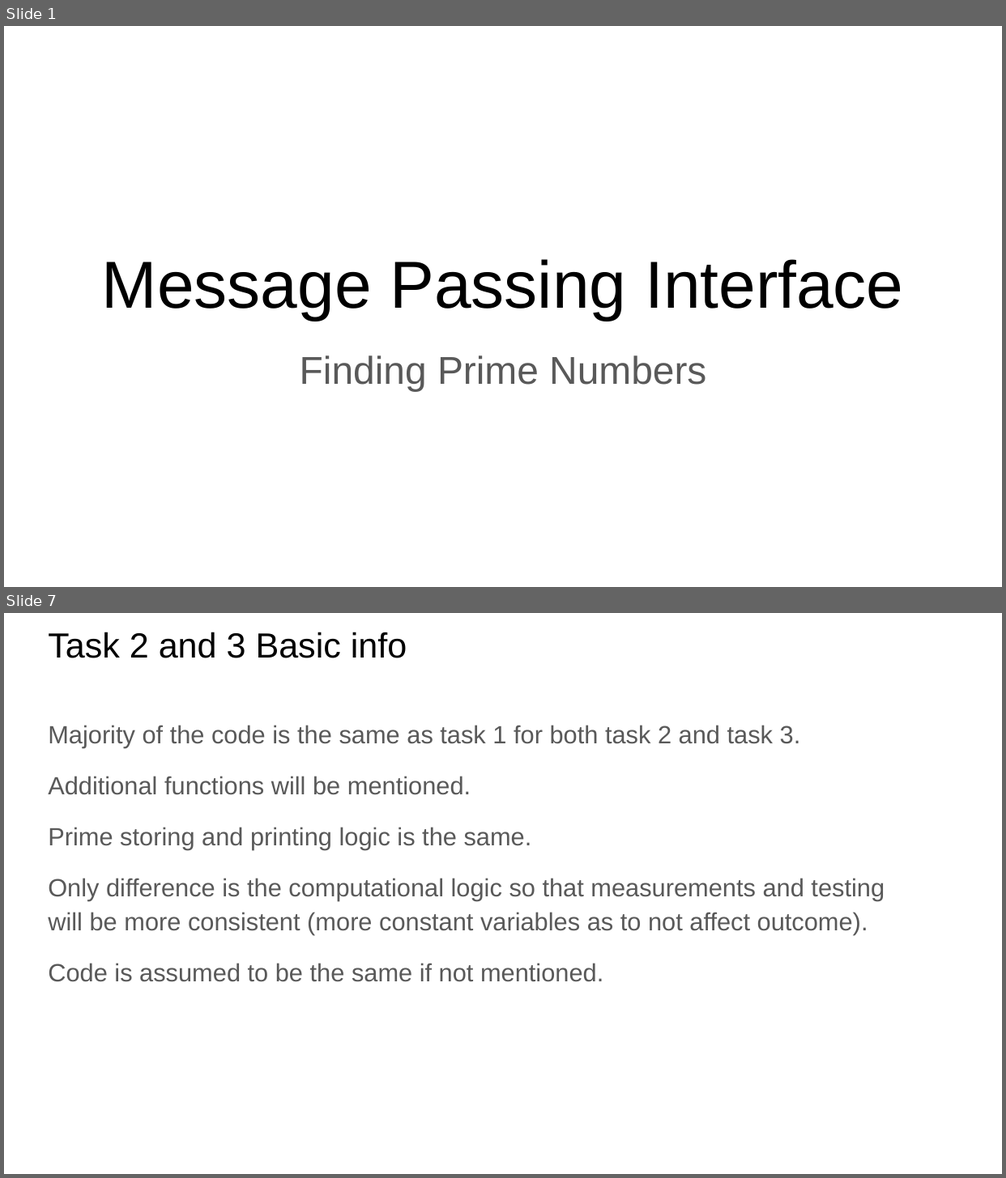
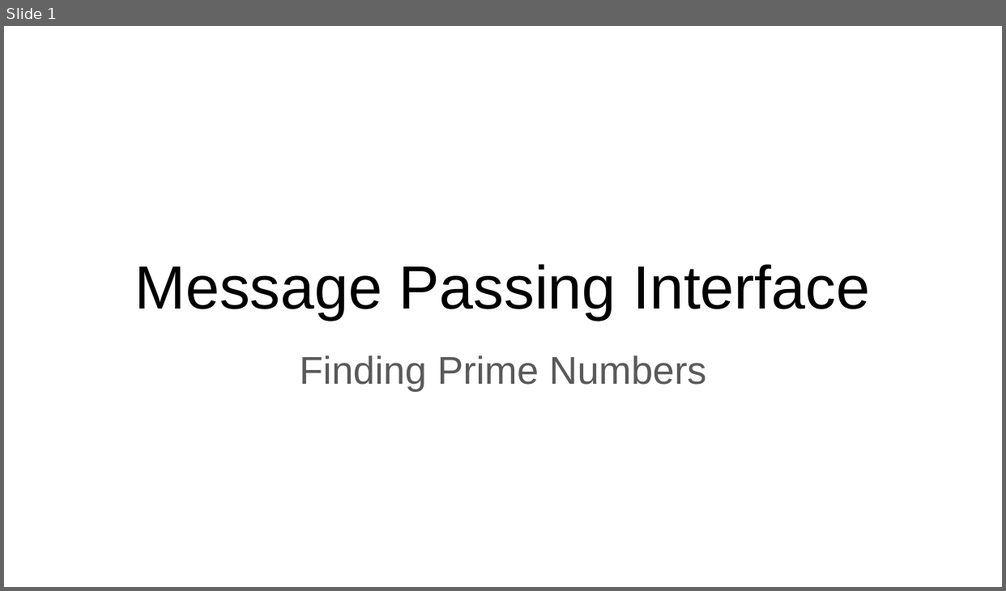
Before and after one commit to loolishen/FIT3143_Lab1, a slide deck: lab_2/FIT3143 Lab 2.pptx. Shown one above the other, each under a label of ours: slides 1 and 7 before the commit, slide 1 after it; the slides between them are not shown. The pictures are 1006x1178 and 1006x591 pixels, drawn with LibreOffice and Linux fonts; fonts in the diff are those of the drawing. Boxes give left, top, right and bottom in pixels: in the first picture for what was removed or moved away, otherwise in the second. Text is boxed around its words. In the diff, an @@ line names an element or a change of style, - is before the commit and + after.

```diff
--- a/lab_2/FIT3143 Lab 2.pptx
+++ b/lab_2/FIT3143 Lab 2.pptx
@@ slide 7 removed at (4, 613, 1002, 1174), background #FFFFFF @@
@@ title removed at (48, 632, 407, 658) @@
-Task 2 and 3 Basic info
@@ text removed at (48, 725, 884, 982) @@
-Majority of the code is the same as task 1 for both task 2 and task 3.
-Additional functions will be mentioned.
-Prime storing and printing logic is the same.
-Only difference is the computational logic so that measurements and testing will be more consistent (more constant variables as to not affect outcome).
-Code is assumed to be the same if not mentioned.
@@ slide 1 changed as well @@
@@ title "Message Passing Interface" at (135, 264, 870, 320): size 48 to 44 pt @@
```
Also in this commit, not shown: 8 slides added, 18 other slides removed.
